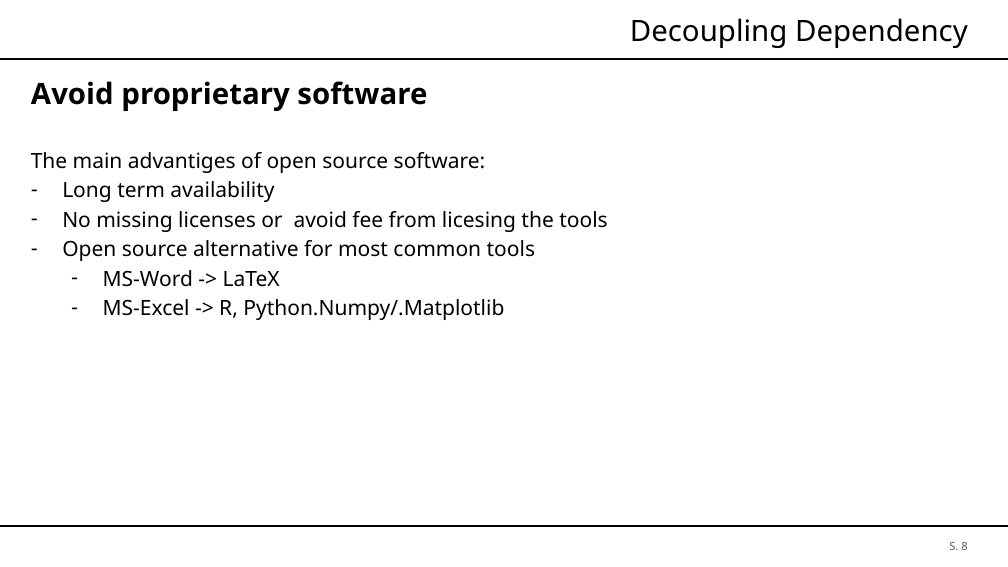
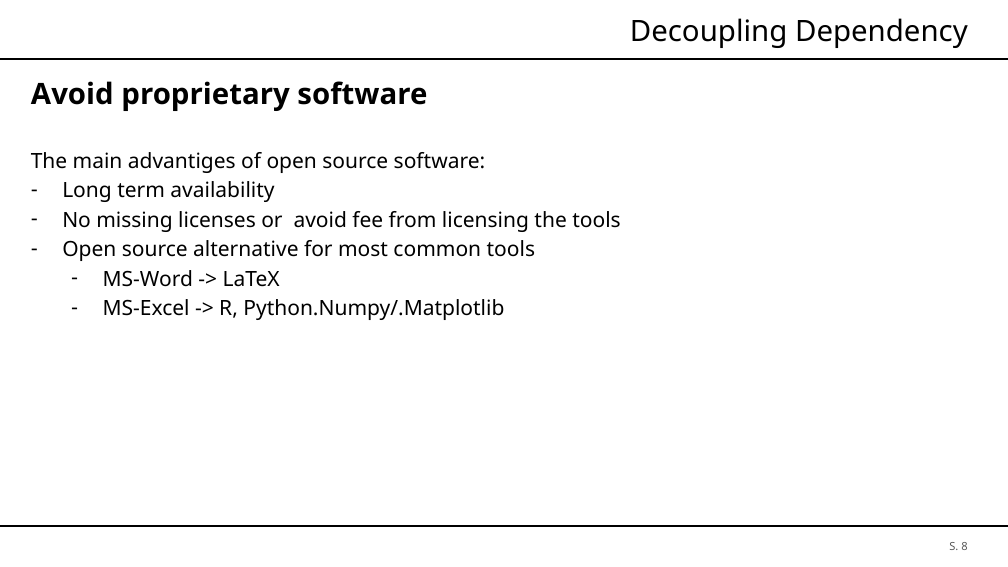
Before and after one commit to brt30696/REPRO_Rraesentation, a slide deck: slide 8 of Präsentation.pptx. Drawn at 1008x567 pixels with LibreOffice and Linux fonts; fonts in the diff are those of the drawing; background and template pictures are left out. Boxes give left, top, right and bottom in pixels: in the first picture for what was removed or moved away, otherwise in the second. Text is boxed around its words. In the diff, an @@ line names an element or a change of style, - is before the commit and + after.

```diff
--- a/Präsentation.pptx
+++ b/Präsentation.pptx
@@ text at (62, 211, 620, 232): text changed @@
-– No missing licenses or avoid fee from licesing the tools
+– No missing licenses or avoid fee from licensing the tools
```
Also in this commit, not shown: 3 other slides changed.
